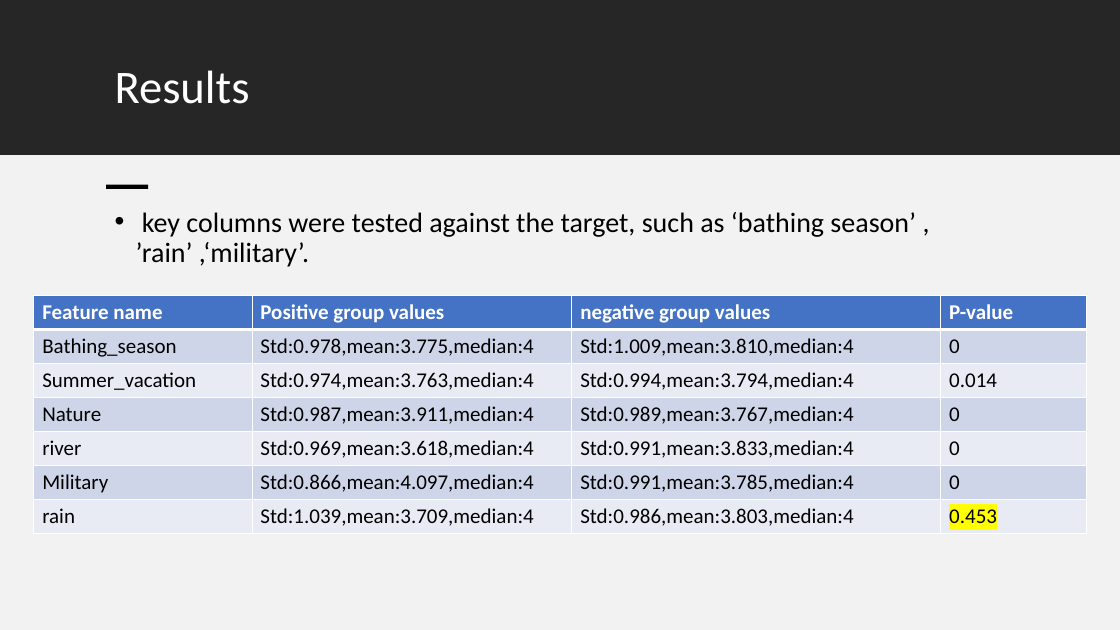
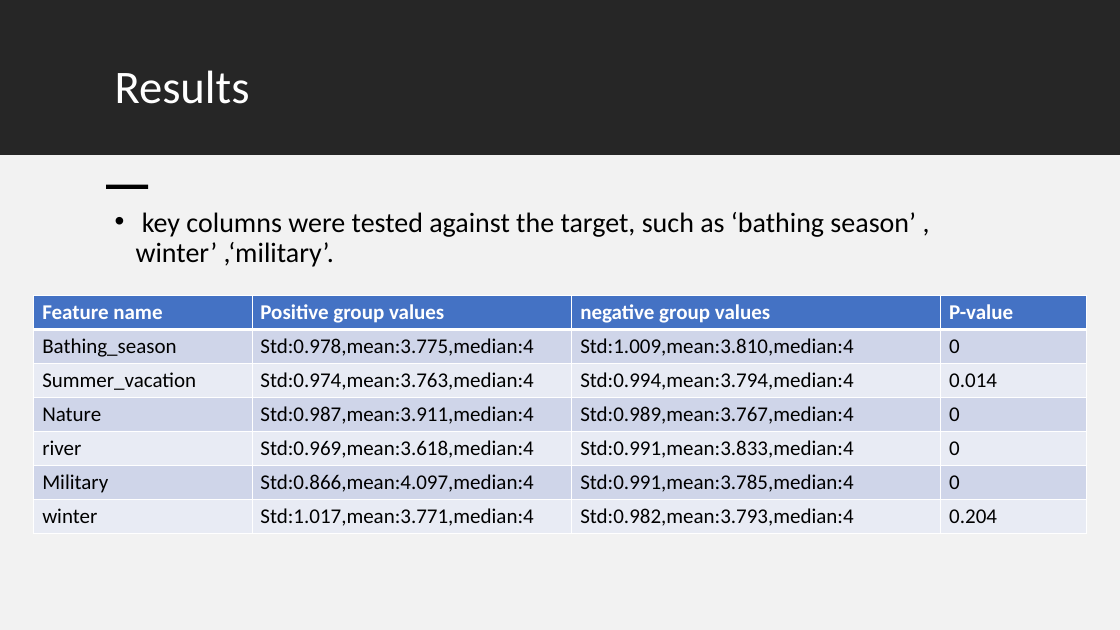
Before and after one commit to LiaCohn/clean-coasts, a slide deck: slide 5 of statistics/statistics conclusions.pptx (slide 3 before the commit). Drawn at 1120x630 pixels with LibreOffice and Linux fonts; fonts in the diff are those of the drawing. Boxes give left, top, right and bottom in pixels: in the first picture for what was removed or moved away, otherwise in the second. Text is boxed around its words. In the diff, an @@ line names an element or a change of style, - is before the commit and + after.

```diff
--- a/statistics/statistics conclusions.pptx
+++ b/statistics/statistics conclusions.pptx
@@ text at <box>136,212,916,267</box>: text changed @@
-• key columns were tested against the target, such as ‘bathing season’ , ’rain’ ,‘military’.
+• key columns were tested against the target, such as ‘bathing season’ , winter’ ,‘military’.
@@ table at <box>34,296,1086,534</box> @@
-row 7: rain | Std:1.039,mean:3.709,median:4 | Std:0.986,mean:3.803,median:4 | 0.453
+row 7: winter | Std:1.017,mean:3.771,median:4 | Std:0.982,mean:3.793,median:4 | 0.204
```
Also in this commit, not shown: 1 other slide changed, 2 slides added, 4 other files.
